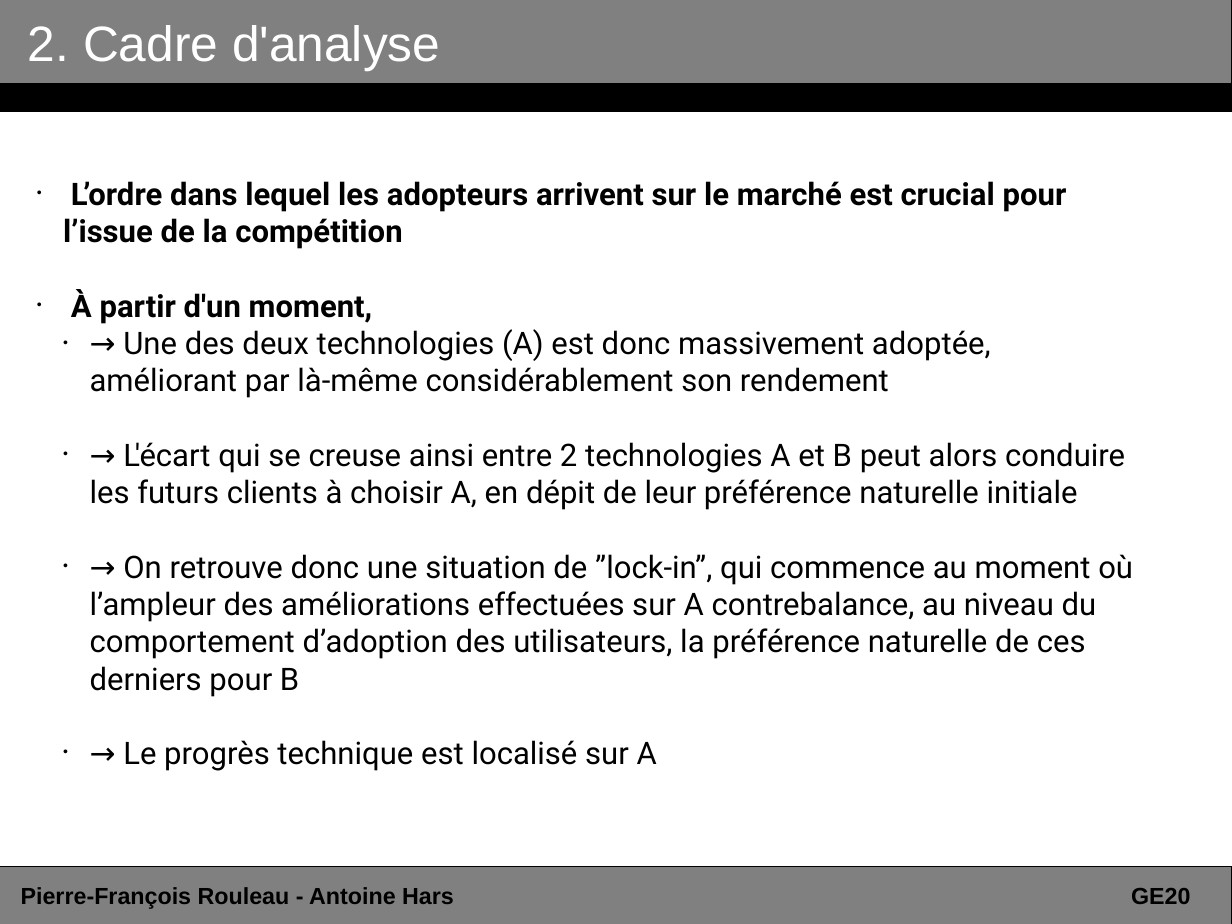
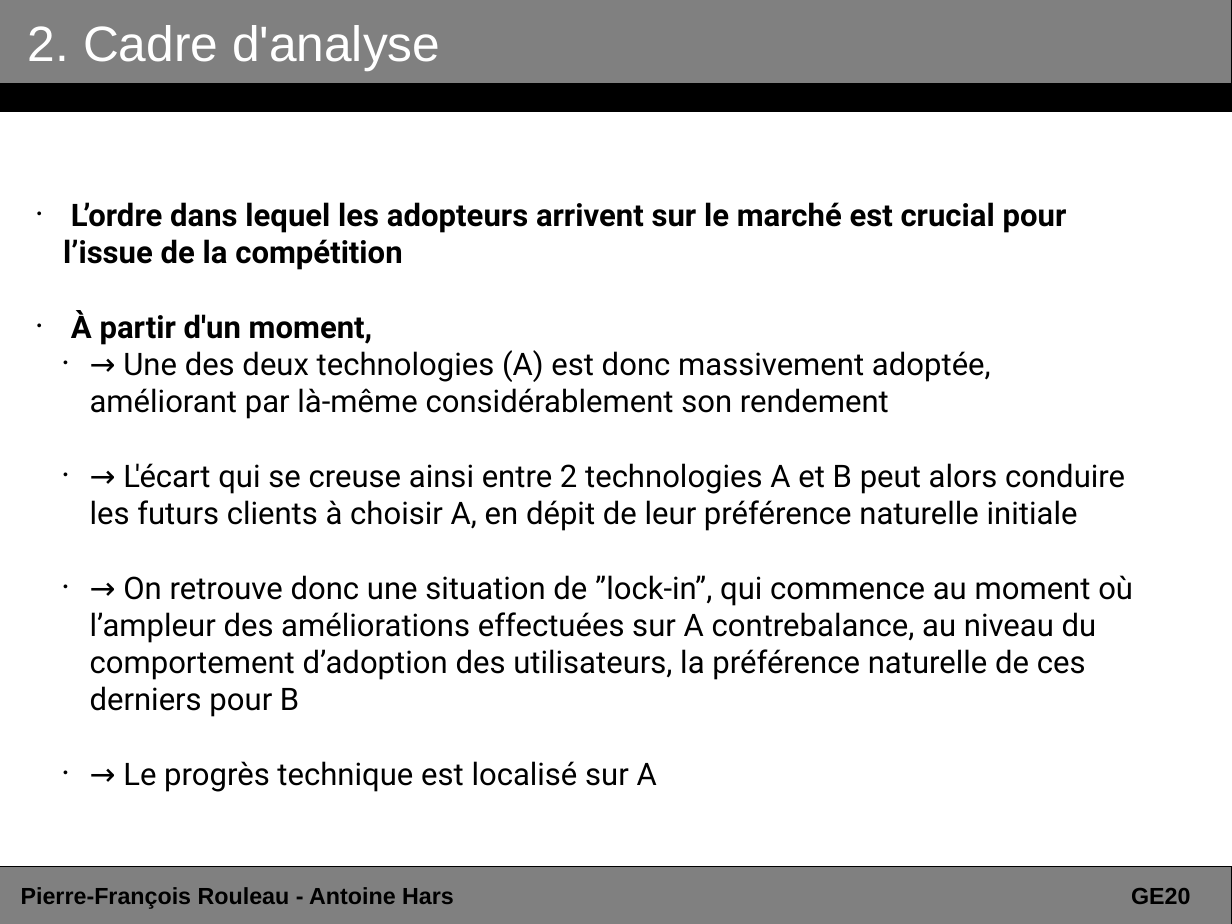
Before and after one commit to ahars/ge20, a slide deck: slide 12 of presentation_dropbox.odp (slide 11 before the commit). Drawn at 1232x924 pixels with LibreOffice and Linux fonts; fonts in the diff are those of the drawing. Boxes give left, top, right and bottom in pixels: in the first picture for what was removed or moved away, otherwise in the second. Text is boxed around its words. In the diff, an @@ line names an element or a change of style, - is before the commit and + after.

```diff
--- a/presentation_dropbox.odp
+++ b/presentation_dropbox.odp
@@ subtitle "L’ordre dans lequel les adopteurs ...": place and size @@
-subtitle "L’ordre dans lequel les adopteurs ..." at (63,181,1133,771)
+subtitle "L’ordre dans lequel les adopteurs ..." at (63,202,1133,792)
```
Also in this commit, not shown: 7 other slides changed, 1 slide added.
